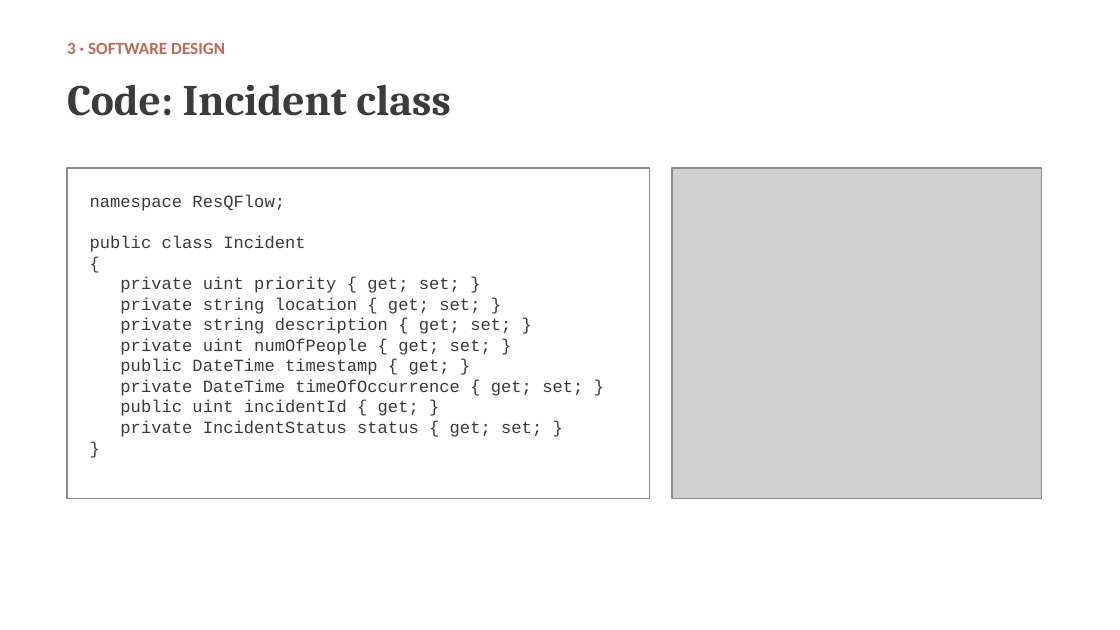
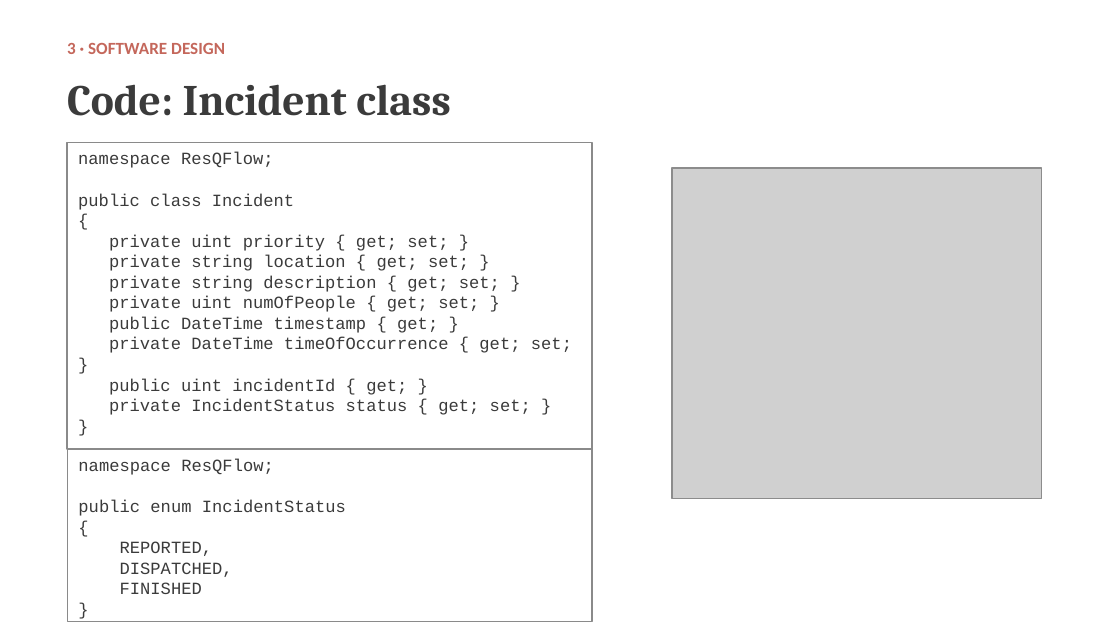
Before and after one commit to Strifonov-tech/SDU-group-semesterp-1-, a slide deck: slide 9 of Documents/Midterm_Presentation.pptx. Drawn at 1120x630 pixels with LibreOffice and Linux fonts; fonts in the diff are those of the drawing; grey boxes stand for pictures; background and template pictures are left out. Boxes give left, top, right and bottom in pixels: in the first picture for what was removed or moved away, otherwise in the second. Text is boxed around its words. In the diff, an @@ line names an element or a change of style, - is before the commit and + after.

Commit message:
added enums to the presentation for clearer example

```diff
--- a/Documents/Midterm_Presentation.pptx
+++ b/Documents/Midterm_Presentation.pptx
@@ rectangle "namespace ResQFlow;": place and size @@
-rectangle "namespace ResQFlow;" at (90, 194, 583, 437)
+rectangle "namespace ResQFlow;" at (67, 142, 592, 449)
@@ rectangle "namespace ResQFlow;" at (67, 142, 592, 449): fill none to #FFFFFF; outline none to #8A8A8A 1 pt @@
@@ rectangle removed at (67, 168, 650, 498) @@
@@ rectangle added at (67, 449, 592, 622), fill #FFFFFF, outline #8A8A8A 1 pt, 11 pt, text #3B3B3B @@
+namespace ResQFlow;
+public enum IncidentStatus
+{
+REPORTED,
+DISPATCHED,
+FINISHED
+}
```
